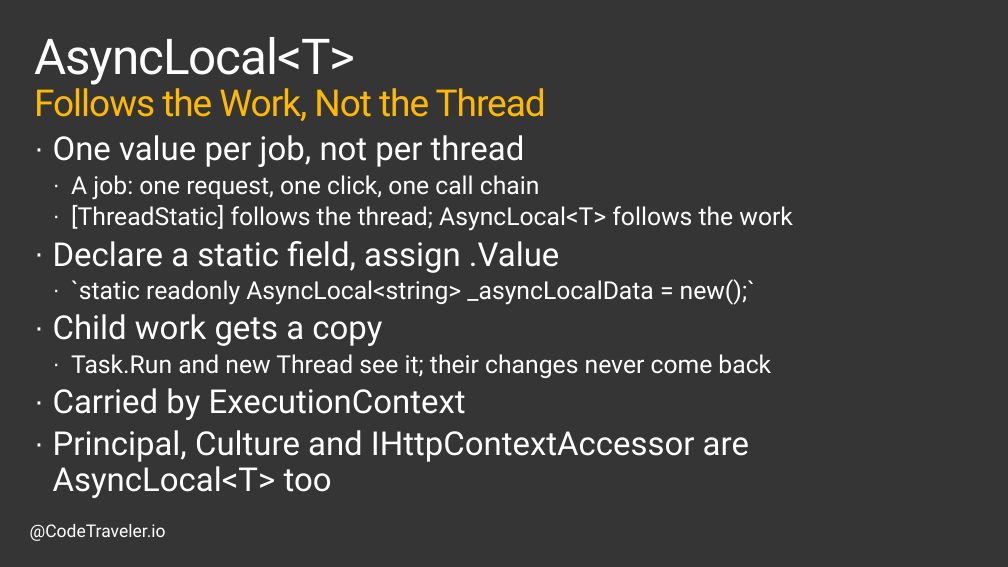
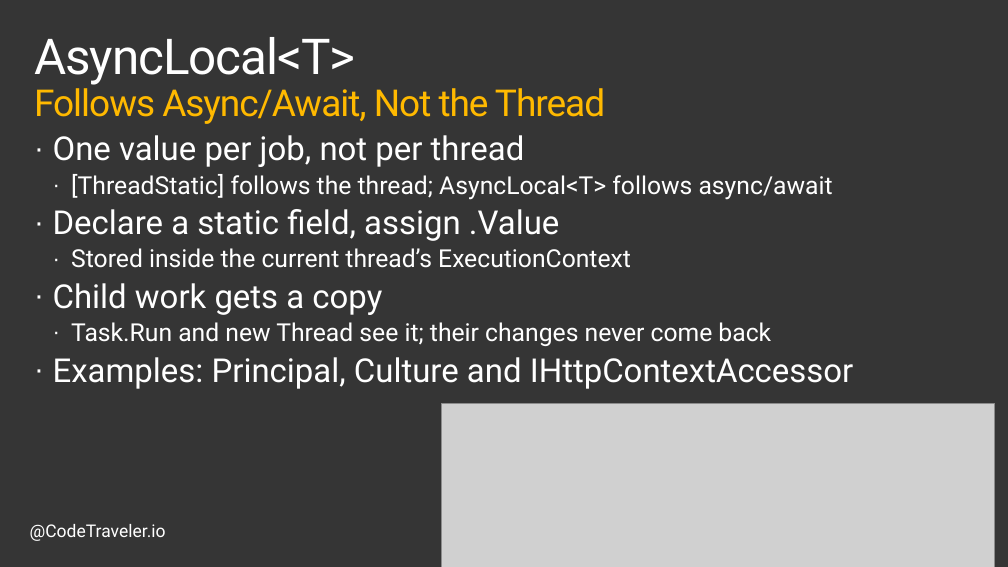
Before and after one commit to TheCodeTraveler/BecomeAnExpertWithAsyncAwait, a slide deck: slide 6 of 3. .NET Internals/Internals.pptx (slide 3 before the commit). Drawn at 1008x567 pixels with LibreOffice and Linux fonts; fonts in the diff are those of the drawing; grey boxes stand for pictures; background and template pictures are left out. Boxes give left, top, right and bottom in pixels: in the first picture for what was removed or moved away, otherwise in the second. Text is boxed around its words. In the diff, an @@ line names an element or a change of style, - is before the commit and + after.

```diff
--- a/3. .NET Internals/Internals.pptx
+++ b/3. .NET Internals/Internals.pptx
@@ title at (x1=34, y1=37, x2=605, y2=124): text changed @@
-AsyncLocal<T>
-Follows the Work, Not the Thread
+AsyncLocal<T>
+Follows Async/Await, Not the Thread
@@ text at (x1=71, y1=174, x2=833, y2=200): text changed @@
-  · A job: one request, one click, one call chain
-  · [ThreadStatic] follows the thread; AsyncLocal<T> follows the work
+  · [ThreadStatic] follows the thread; AsyncLocal<T> follows async/await
@@ text at (x1=71, y1=248, x2=631, y2=268): text changed @@
-  · `static readonly AsyncLocal<string> _asyncLocalData = new();`
+  · Stored inside the current thread’s ExecutionContext
@@ text at (x1=53, y1=357, x2=854, y2=389): text changed @@
-· Carried by ExecutionContext
-· Principal, Culture and IHttpContextAccessor are AsyncLocal<T> too
+· Examples: Principal, Culture and IHttpContextAccessor
@@ picture added at (x1=442, y1=403, x2=995, y2=567) @@
```
Also in this commit, not shown: 5 other slides changed.
